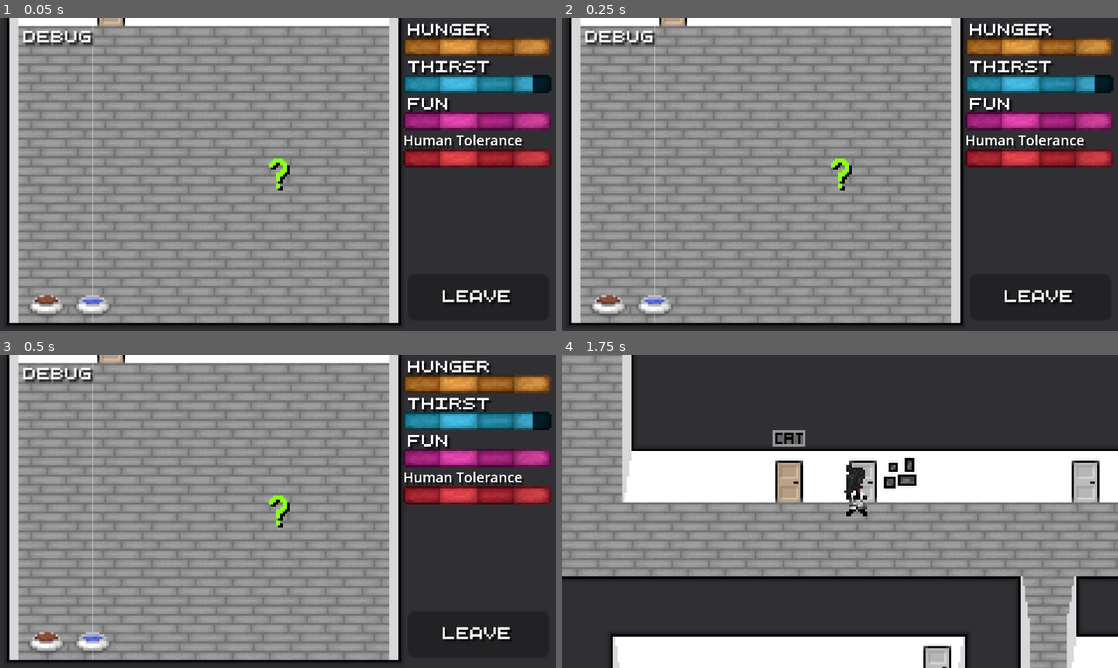
Above: before the commit, frames 1-4 (two rows, left to right).
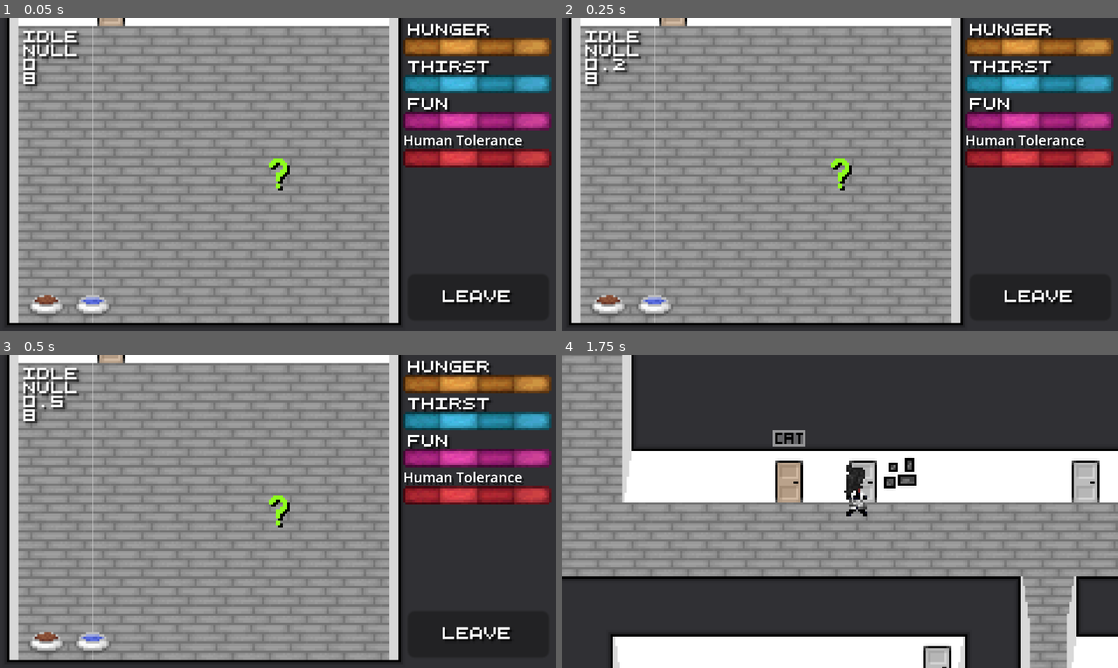
Above: after the commit, the same moments.

Repository: Theooolone/m-game
Game: Godot game, scene res://scenes/catsim/cat_sim.tscn
Two runs of this game, one before a commit and one after it. Both use one fixed random seed, a clock stepped at 60 frames per second and the inputs below. This scene is started directly instead of the project's main scene.
Inputs:
- Up to frame 1 (0.05 s): no input
- Up to frame 2 (0.25 s): no input
- Up to frame 3 (0.5 s): no input
- Up to frame 4 (1.75 s): click "Leave" at 0.5 s; tap Enter at 1.25 s; hold Right (right) from 1.28 s (still down); tap E (interact) at 1.35 s

The runs differ from the first frame. In frame 1, 1.0% of the frame differs, in the area x 4-100%, y 4-24%; in frame 2, 1.1%; in frame 3, 1.2%; in frame 4, nothing differs.

Commit message:
Major refactor of Cat.gd script part 2
Added cat AI, it finally works this time and I'm quite proud of the code

Diff:
--- a/scenes/catsim/cat_sim.tscn
+++ b/scenes/catsim/cat_sim.tscn
@@ -61,10 +61,10 @@
 position = Vector2(-80, 56)
 texture = ExtResource("5_l5bcd")
 
-[node name="StatTick" type="Timer" parent="."]
+[node name="StatTickTimer" type="Timer" parent="."]
 autostart = true
 
-[node name="CatIdleWalk" type="Timer" parent="."]
+[node name="CatIdleWalkTimer" type="Timer" parent="."]
 one_shot = true
 autostart = true
 
@@ -72,8 +72,13 @@
 one_shot = true
 autostart = true
 
-[node name="ObjectUseTimer" type="Timer" parent="."]
+[node name="UseDurationTimer" type="Timer" parent="."]
 one_shot = true
+
+[node name="RandomRefillTimer" type="Timer" parent="."]
+wait_time = 8.0
+one_shot = true
+autostart = true
 
 [node name="Cat" parent="." instance=ExtResource("4_t11mk")]
 texture = ExtResource("12_bfw1o")
@@ -128,8 +133,8 @@
 [node name="Label" type="Label" parent="."]
 offset_left = -110.0
 offset_top = -63.0
-offset_right = -56.0
-offset_bottom = -40.0
+offset_right = -80.0
+offset_bottom = 21.0
 text = "Debug"
 label_settings = ExtResource("10_qs8rk")
 
@@ -152,10 +157,10 @@
 vertical_alignment = 1
 metadata/_edit_lock_ = true
 
-[connection signal="timeout" from="StatTick" to="." method="_on_stat_tick_timeout"]
-[connection signal="timeout" from="CatIdleWalk" to="." method="_on_cat_idle_walk_timeout"]
+[connection signal="timeout" from="StatTickTimer" to="." method="_on_stat_tick_timer_timeout"]
+[connection signal="timeout" from="CatIdleWalkTimer" to="." method="_on_cat_idle_walk_timeout"]
 [connection signal="timeout" from="MeowTimer" to="." method="_on_meow_timer_timeout"]
-[connection signal="timeout" from="ObjectUseTimer" to="." method="_on_object_use_timer_timeout"]
+[connection signal="timeout" from="UseDurationTimer" to="." method="_on_use_duration_timer_timeout"]
 [connection signal="pressed" from="LeaveButton" to="." method="_on_leave_button_pressed"]
 
 [editable path="Human Tolerance"]
--- a/scripts/Cat.gd
+++ b/scripts/Cat.gd
@@ -1,19 +1,4 @@
 extends Node2D
-
-var empty_bowl_tex = preload("res://assets/textures/catsim/empty_bowl.png")
-var food_bowl_tex = preload("res://assets/textures/catsim/food_bowl.png")
-var water_bowl_tex = preload("res://assets/textures/catsim/water_bowl.png")
-
-@onready var cat_node = $Cat
-
-@onready var min_idle_range = $MinIdleRange.position
-@onready var max_idle_range = $MaxIdleRange.position
-@onready var cat_idle_walk_node = $CatIdleWalk
-
-@onready var object_use_timer_node = $ObjectUseTimer
-
-@onready var meow_node = $Meow
-@onready var meow_timer_node = $MeowTimer
 
 
 # Stat related functions
@@ -32,7 +17,7 @@
 		end_use_func = do_nothing, # When cat stops using object
 		click_func = do_nothing, # When object clicked
 		start_value: int = 64,
-		use_time: float = 1.0, # Time it takes for cat to use object
+		use_time: float = 1.5, # Time it takes for cat to use object
 		useable: bool = true, # If cat can use object
 ):
 	stats[statname] = {}
@@ -50,6 +35,9 @@
 
 # Three functions for reading and writing a stat's value
 
+func set_useable(stat, value: bool) -> void:
+	stats[stat]["useable"] = value
+
 func get_value(stat) -> int:
 	return stats[stat]["value"]
 
@@ -66,9 +54,16 @@
 func update_bar(stat):
 	stats[stat]["bar"].value = get_value(stat)
 
+func nodeof(stat) -> Node:
+	return stats[stat]["object_node"]
+
 
 func filter_useable_stats():
-	pass
+	var filtered_stats = stats.duplicate()
+	for stat in stats.keys():
+		if not (stats[stat]["object_node"] and stats[stat]["useable"]):
+			filtered_stats.erase(stat)
+	return filtered_stats
 
 
 func get_lowest_valued_stat(filtered_stats = stats):
@@ -82,7 +77,13 @@
 	return smallest_stat
 
 
+func get_lowest_valued_useable_stat():
+	return get_lowest_valued_stat(filter_useable_stats())
+
+
 # Cat AI
+
+@onready var cat_node = $Cat
 
 enum State {
 	IDLE, ## Will walk around doing nothing
@@ -96,14 +97,140 @@
 	current_state = new_state
 
 
+var stat_goal
+
+@export var cat_speed = 1.5
+
+func refill_stat(stat):
+	if not (stats[stat]["object_node"] and stats[stat]["useable"]):
+		return
+	stat_goal = stat
+	change_state(State.WALKING)
+
+
+func debug(lowest_useable_stat):
+	var stat_goal_text = stat_goal if stat_goal else "Null"
+	var lowest_useable_stat_text = str(0.1875*get_value(lowest_useable_stat)-4) if lowest_useable_stat else "Null"
+
+	$Label.text = State.keys()[current_state] \
+		+ "\n" + stat_goal_text \
+		+ "\n" + str(round(10*(8-random_refill_timer_node.time_left))/10) \
+		+ "\n" + lowest_useable_stat_text
+
+@onready var min_idle_range = $MinIdleRange.position
+@onready var max_idle_range = $MaxIdleRange.position
+@onready var cat_idle_walk_timer = $CatIdleWalkTimer
+
+var idle_goal = Vector2.ZERO
+
+func idle_process(delta):
+	cat_node.position = cat_node.position.move_toward(idle_goal, cat_speed*16*delta)
+
+
+func _on_cat_idle_walk_timeout():
+	idle_goal.x = randi_range(min_idle_range.x, max_idle_range.x)
+	idle_goal.y = randi_range(min_idle_range.y, max_idle_range.y)
+	cat_idle_walk_timer.start(randf_range(4,8))
+
+
+@onready var use_duration_timer_node = $UseDurationTimer
+
+func walking_process(delta):
+	var newpos = stats[stat_goal]["object_node"].position
+	cat_node.position = cat_node.position.move_toward(newpos, cat_speed*16*delta)
+	if cat_node.position == newpos:
+		use_duration_timer_node.start(stats[stat_goal]["use_time"])
+		if stats[stat_goal]["start_use_func"]:
+			stats[stat_goal]["start_use_func"].call()
+		change_state(State.USING)
+
+
+func _on_use_duration_timer_timeout():
+	if stats[stat_goal]["end_use_func"]:
+		stats[stat_goal]["end_use_func"].call()
+		stat_goal = null
+	random_refill_timer_node.start()
+	change_state(State.IDLE)
+
+
+@onready var random_refill_timer_node = $RandomRefillTimer
+
+func _process(delta):
+	match current_state:
+		State.IDLE:
+			idle_process(delta)
+		State.WALKING:
+			walking_process(delta)
+	#	State.USING:
+	#		using_process(delta)
+
+	if current_state == State.IDLE:
+		# Cat will look for valid objects to use more often the lower the lowest stat is
+		# https://www.desmos.com/calculator/ksgmxn8uwa
+		var lowest_useable_stat = get_lowest_valued_useable_stat()
+		if (
+				lowest_useable_stat
+				and get_value(lowest_useable_stat) > 32
+				and 8-random_refill_timer_node.time_left >= 0.1875*get_value(lowest_useable_stat)-4
+
+			):
+			random_refill_timer_node.stop()
+			refill_stat(lowest_useable_stat)
+
+	debug(get_lowest_valued_useable_stat())
+
+
 # Misc
 
+func _ready():
+	new_stat("hunger", $Hunger, $Food, null, eat, fill_food_bowl)
+	new_stat("thirst", $Thirst, $Water, null, drink, fill_water_bowl)
+	new_stat("fun", $Fun)
+	new_stat("human_tolerance", $"Human Tolerance")
+
+	$StatTickTimer.wait_time = 3/stats.size()
+
+	$Cat/Button.button_down.connect(pet)
+
+
+var empty_bowl_tex = preload("res://assets/textures/catsim/empty_bowl.png")
+var food_bowl_tex = preload("res://assets/textures/catsim/food_bowl.png")
+var water_bowl_tex = preload("res://assets/textures/catsim/water_bowl.png")
+
+func eat():
+	nodeof("hunger").texture = empty_bowl_tex
+	change_value("hunger", 12)
+	change_value("thirst", -4)
+	set_useable("hunger", false)
+
+
+func drink():
+	nodeof("thirst").texture = empty_bowl_tex
+	change_value("thirst", 8)
+	set_useable("thirst", false)
+
+
+func fill_food_bowl():
+	nodeof("hunger").texture = food_bowl_tex
+	set_useable("hunger", true)
+
+
+func fill_water_bowl():
+	nodeof("thirst").texture = water_bowl_tex
+	set_useable("thirst", true)
+
+
+@onready var meow_node = $Meow
+@onready var meow_timer_node = $MeowTimer
+
+
+# When cat clicked
 # As chaotic as possible while still being fair if you know what you're doing
 func pet():
 	meow_node.play()
-	if get_value("human_tolerance") >= 32:
+	if get_value("human_tolerance") >= 48:
 		change_value("fun", 8)
-	elif get_value("human_tolerance") < 48:
+	elif get_value("human_tolerance") < 32:
 		change_value("fun", -8)
 
 	var rand = randi_range(1,8)
@@ -111,19 +238,7 @@
 	change_value("human_tolerance", -rand)
 
 
-func _ready():
-	new_stat("hunger", $Hunger, $Food)
-	new_stat("thirst", $Thirst, $Water)
-	new_stat("fun", $Fun)
-	new_stat("human_tolerance", $"Human Tolerance")
-
-	$StatTick.wait_time = 1.5/stats.size()
-
-	change_value("thirst", -8)
-	print(get_lowest_valued_stat())
-	$Cat/Button.button_down.connect(pet)
-
-
+# Random meowing
 func _on_meow_timer_timeout():
 	meow_node.play()
 	meow_timer_node.start(randf_range(3,9))
@@ -135,7 +250,7 @@
 		queue_free()
 
 
-func _on_stat_tick_timeout():
+func _on_stat_tick_timer_timeout():
 	var stat_changed = stats.keys().pick_random()
 	if stat_changed == "human_tolerance":
 		change_value(stat_changed, 1)
@@ -147,6 +262,10 @@
 			# Fail, with stat being the specific stat that caused the loss.
 			pass
 
-
-func _on_cat_idle_walk_timeout():
-	pass
+	var lowest_useable_stat = get_lowest_valued_useable_stat()
+	if (
+			current_state == State.IDLE
+			and lowest_useable_stat
+			and get_value(lowest_useable_stat) <= 32
+	):
+		refill_stat(lowest_useable_stat)
